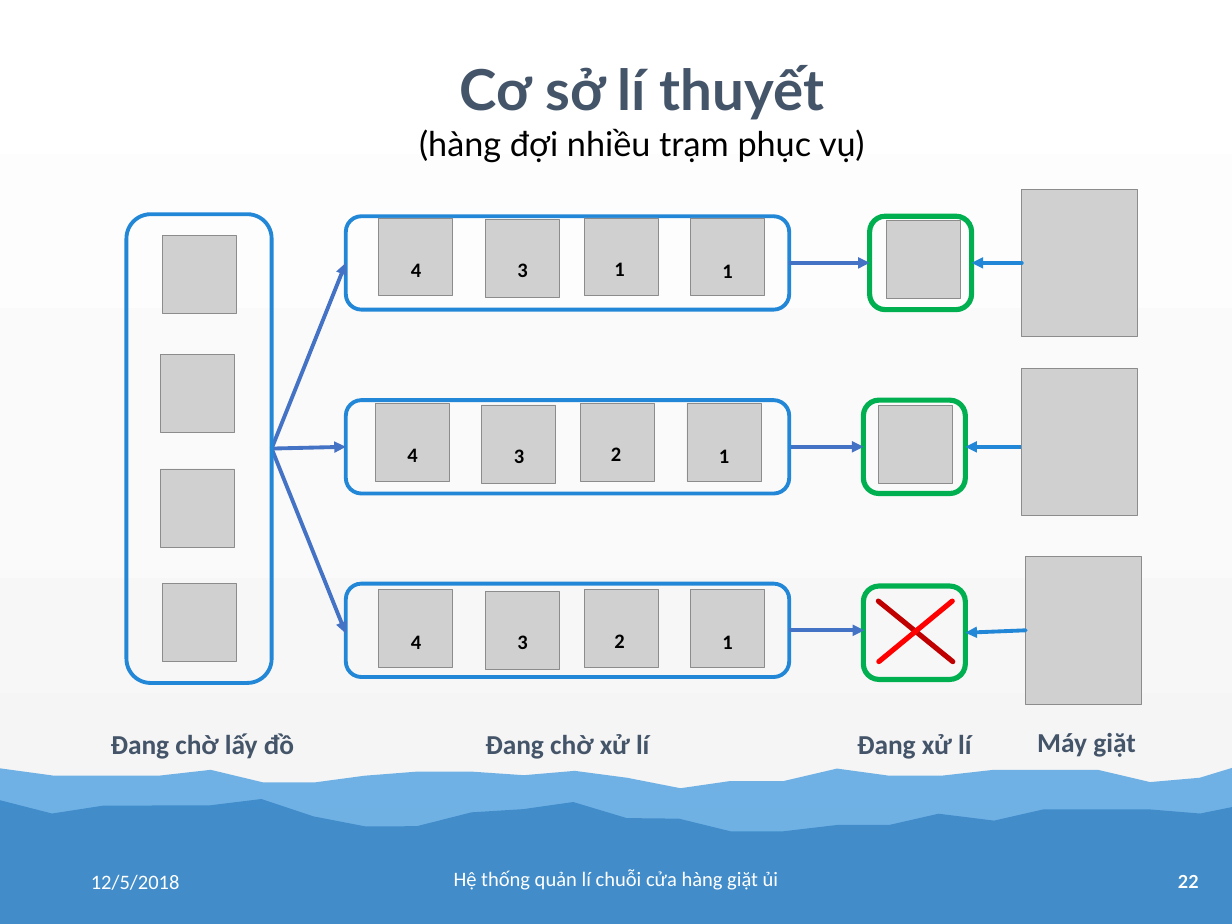
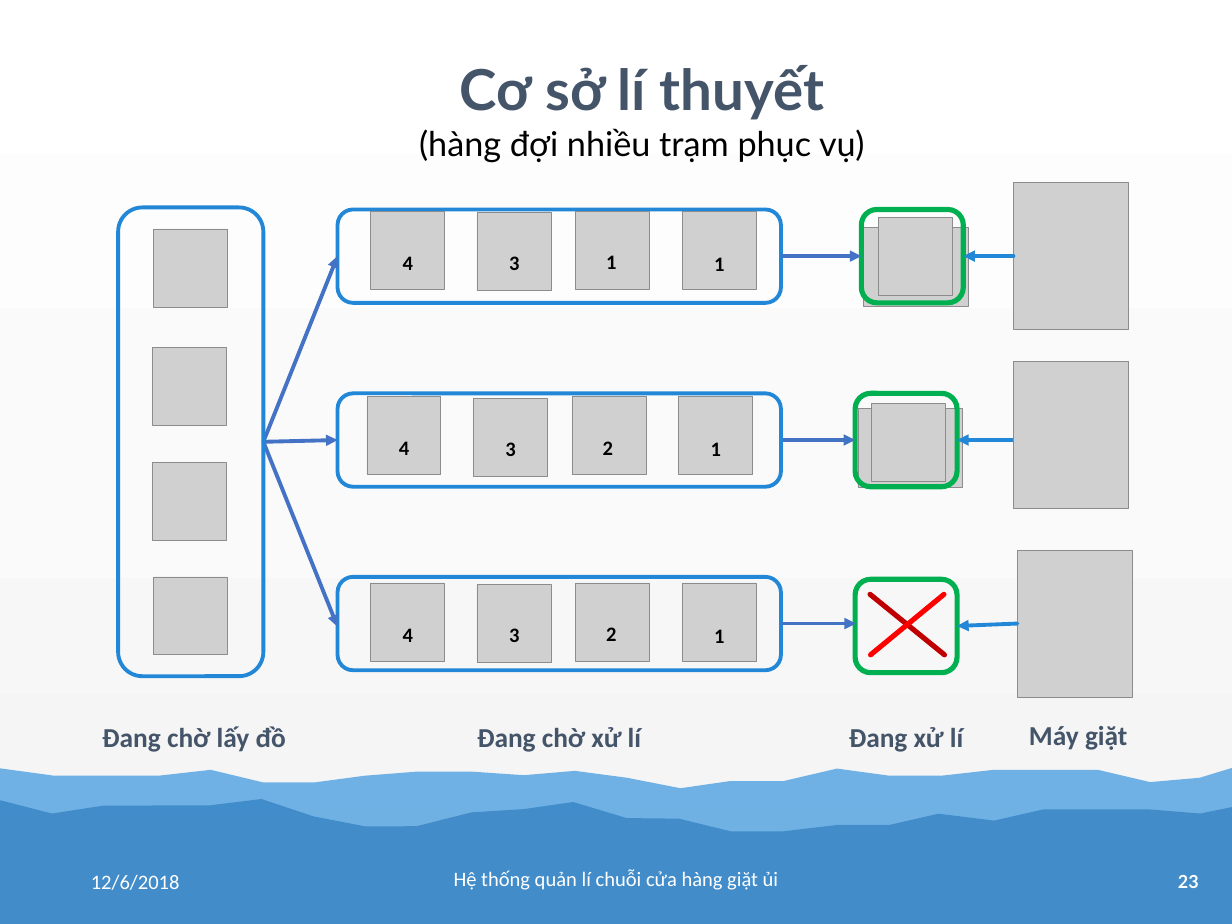
Before and after one commit to tranhoanghuan/Lu-n-v-n, a slide deck: slide 23 of baoCao/bao_cao.pptx (slide 22 before the commit). Drawn at 1232x924 pixels with LibreOffice and Linux fonts; fonts in the diff are those of the drawing; grey boxes stand for pictures; background and template pictures are left out. Boxes give left, top, right and bottom in pixels: in the first picture for what was removed or moved away, otherwise in the second. Text is boxed around its words. In the diff, an @@ line names an element or a change of style, - is before the commit and + after.

Commit message:
fix err

```diff
--- a/baoCao/bao_cao.pptx
+++ b/baoCao/bao_cao.pptx
@@ picture added at (864, 227, 968, 306) @@
@@ 20 pictures, 16 texts, 9 arrows, 7 rounded rectangles, 2 lines: place and size @@
-20 pictures, 16 texts, 9 arrows, 7 rounded rectangles, 2 lines at (111, 189, 1141, 759)
+20 pictures, 16 texts, 9 arrows, 7 rounded rectangles, 2 lines at (102, 182, 1133, 752)
@@ picture added at (858, 409, 963, 488) @@
@@ picture: place and size @@
-picture at (878, 405, 952, 484)
+picture at (872, 403, 946, 482)
@@ text at (91, 875, 180, 890): text changed @@
-12/5/2018
+12/6/2018
@@ page number at (1178, 875, 1199, 888): text changed @@
-22
+23
```
Also in this commit, not shown: 1 other slide changed, 1 slide added.
